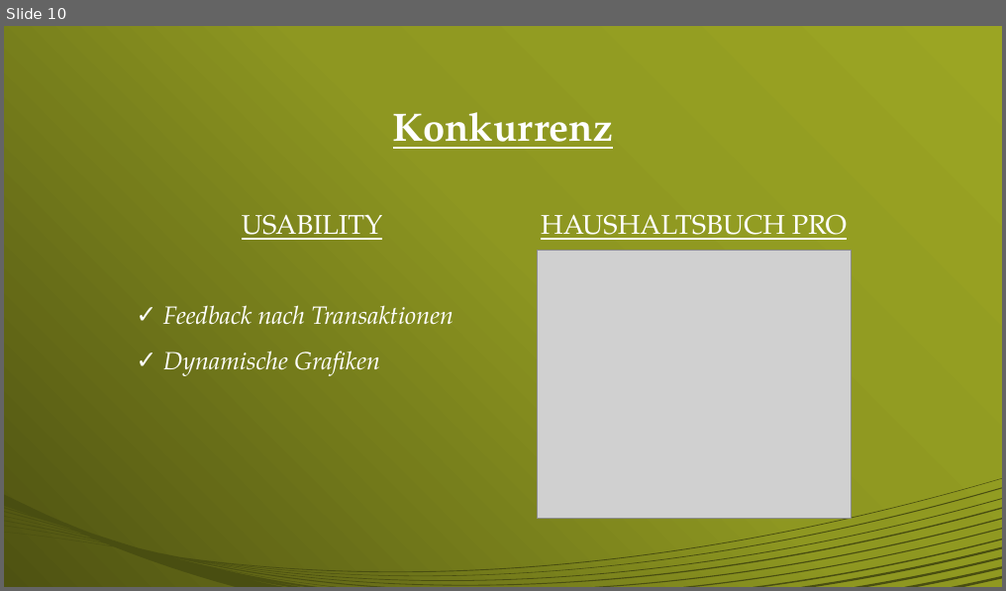
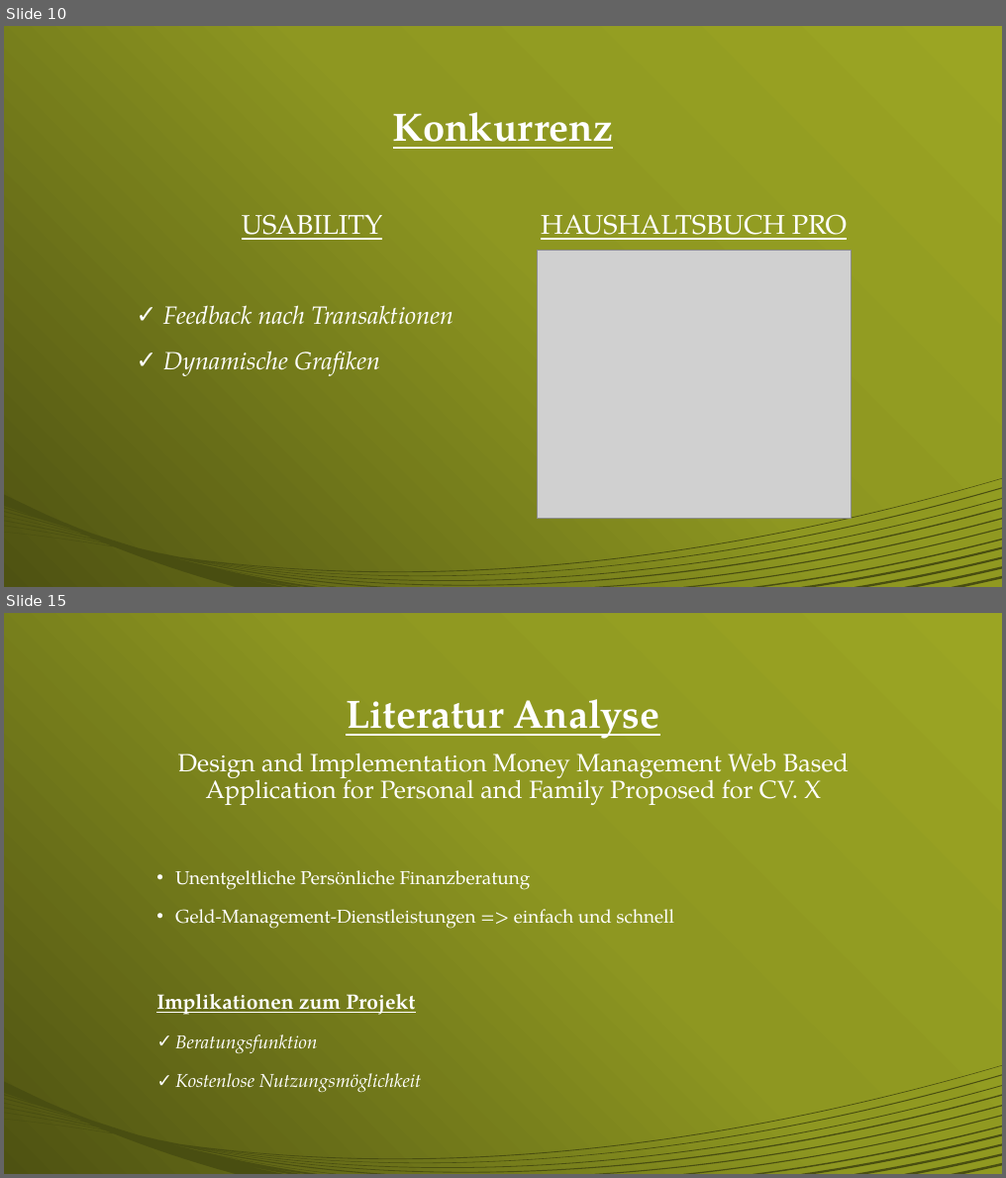
Before and after one commit to TarikPe/HCI, a slide deck: M1/präsentation/M1GruppeFreitagTeam10Präsentation.pptx. Shown one above the other, each under a label of ours: slide 10 before the commit, slides 10 and 15 after it; the slides between them are not shown. The pictures are 1006x591 and 1006x1178 pixels, drawn with LibreOffice and Linux fonts; fonts in the diff are those of the drawing; grey boxes stand for pictures. Boxes give left, top, right and bottom in pixels: in the first picture for what was removed or moved away, otherwise in the second. Text is boxed around its words. In the diff, an @@ line names an element or a change of style, - is before the commit and + after.

```diff
--- a/M1/präsentation/M1GruppeFreitagTeam10Präsentation.pptx
+++ b/M1/präsentation/M1GruppeFreitagTeam10Präsentation.pptx
@@ slide 15 added at <box>4,613,1002,1174</box>, background gradient #9DA625 to #8E9721 to #4E5312; not listed: 1 template element that a slide beside it also shows @@
@@ title added at <box>346,699,660,739</box>, 38 pt, text #FFFFFF, bold, underline @@
+Literatur Analyse
@@ text added at <box>156,753,848,1093</box>, 18 pt, text #FFFFFF @@
+Design and Implementation Money Management Web Based Application for Personal and Family Proposed for CV. X
+• Unentgeltliche Persönliche Finanzberatung
+• Geld-Management-Dienstleistungen => einfach und schnell
+Implikationen zum Projekt
+✓ Beratungsfunktion
+✓ Kostenlose Nutzungsmöglichkeit
```
Also in this commit, not shown: 6 other slides added, 6 other files.
